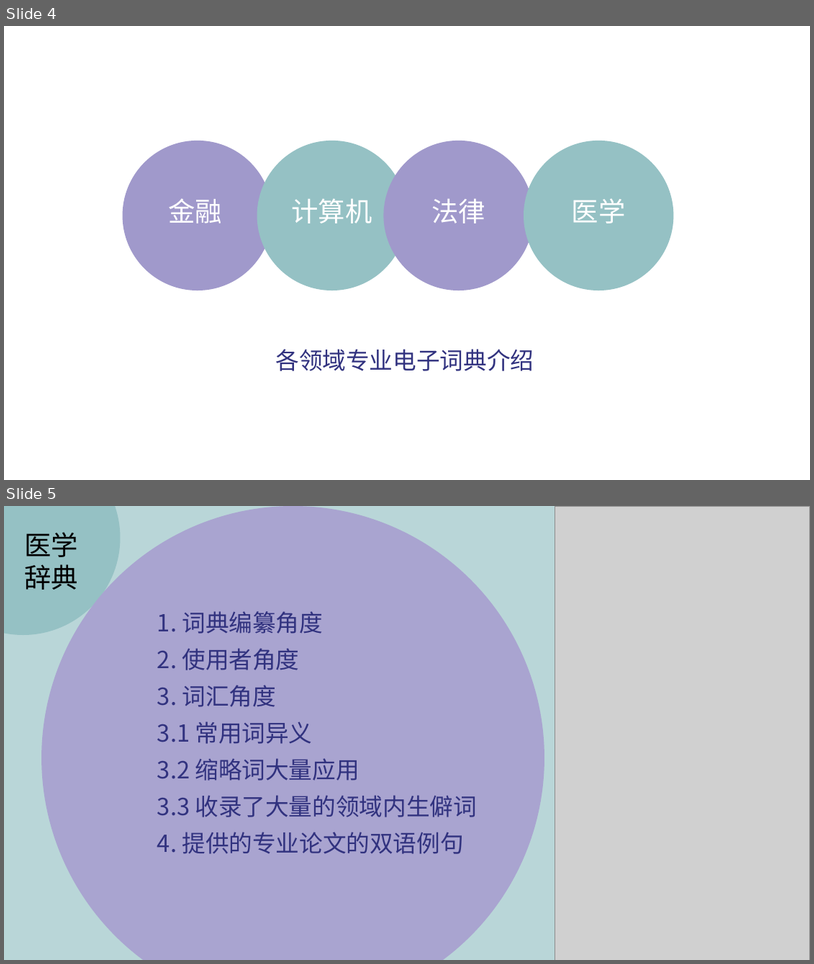
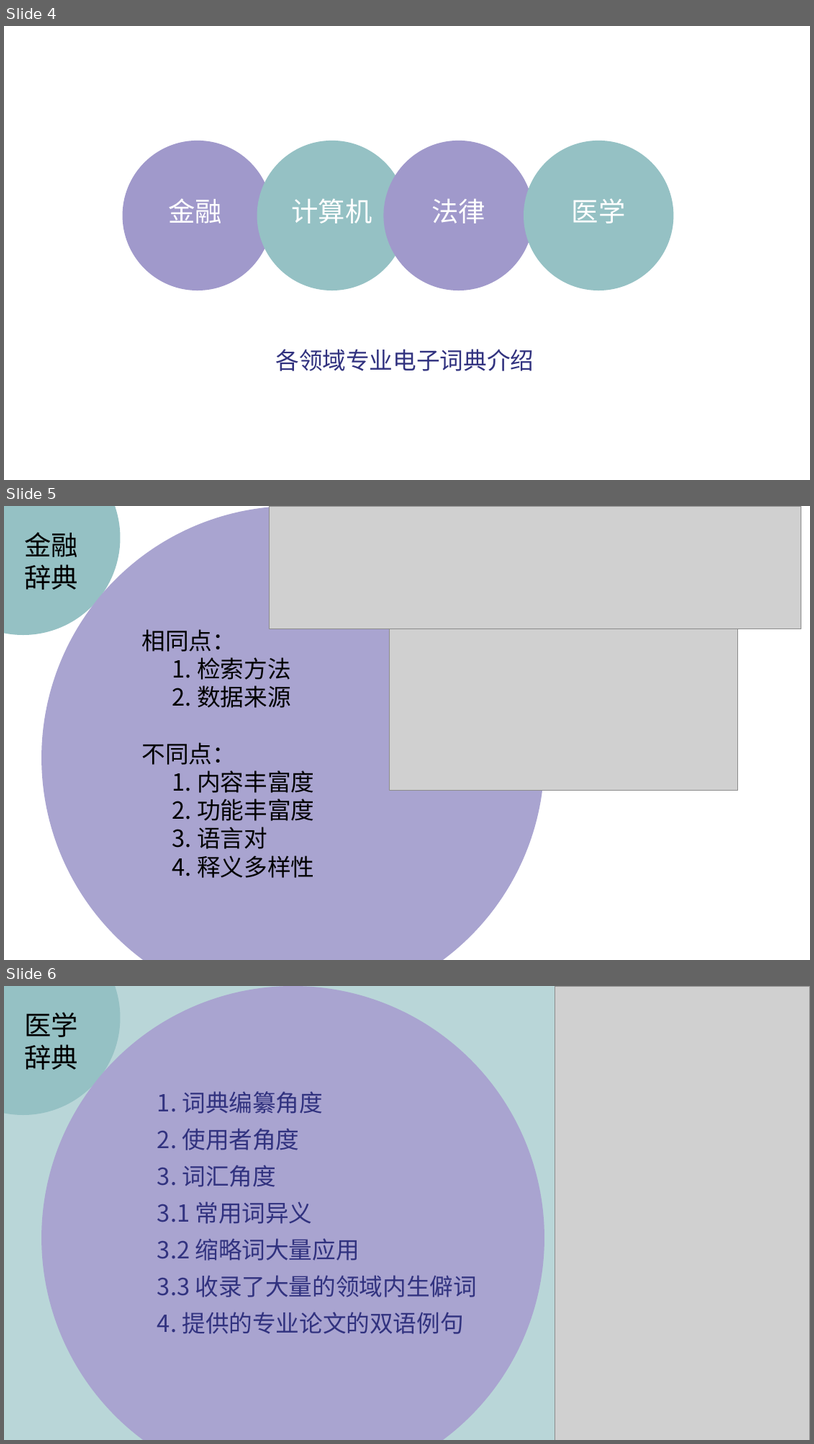
Before and after one commit to peijiawen98/TLK_1107, a slide deck: 电子词典需求分析.pptx. Shown one above the other, each under a label of ours: slides 4 and 5 before the commit, slides 4, 5 and 6 after it. The pictures are 814x964 and 814x1444 pixels, drawn with LibreOffice and Linux fonts; fonts in the diff are those of the drawing; grey boxes stand for pictures. Boxes give left, top, right and bottom in pixels: in the first picture for what was removed or moved away, otherwise in the second. Text is boxed around its words. In the diff, an @@ line names an element or a change of style, - is before the commit and + after.

Commit message:
ppt+金融+调查问卷

```diff
--- a/电子词典需求分析.pptx
+++ b/电子词典需求分析.pptx
@@ slide 5 added at [4,506,810,960], background #FFFFFF @@
@@ ellipse added at [4,506,120,635], fill #95C1C4 @@
@@ ellipse added at [41,506,545,960], fill #A9A4D0 @@
@@ picture added at [270,506,802,629] @@
@@ text added at [24,532,78,590], 32 pt, text #000000 @@
+金融辞典
@@ text added at [142,629,314,878], 28 pt, text #000000 @@
+相同点：
+  1. 检索方法
+  2. 数据来源
+不同点：
+  1. 内容丰富度
+  2. 功能丰富度
+  3. 语言对
+  4. 释义多样性
@@ picture added at [389,629,738,790] @@
@@ what was slide 5 is now slide 6 @@
```
Also in this commit, not shown: 1 other slide added.
